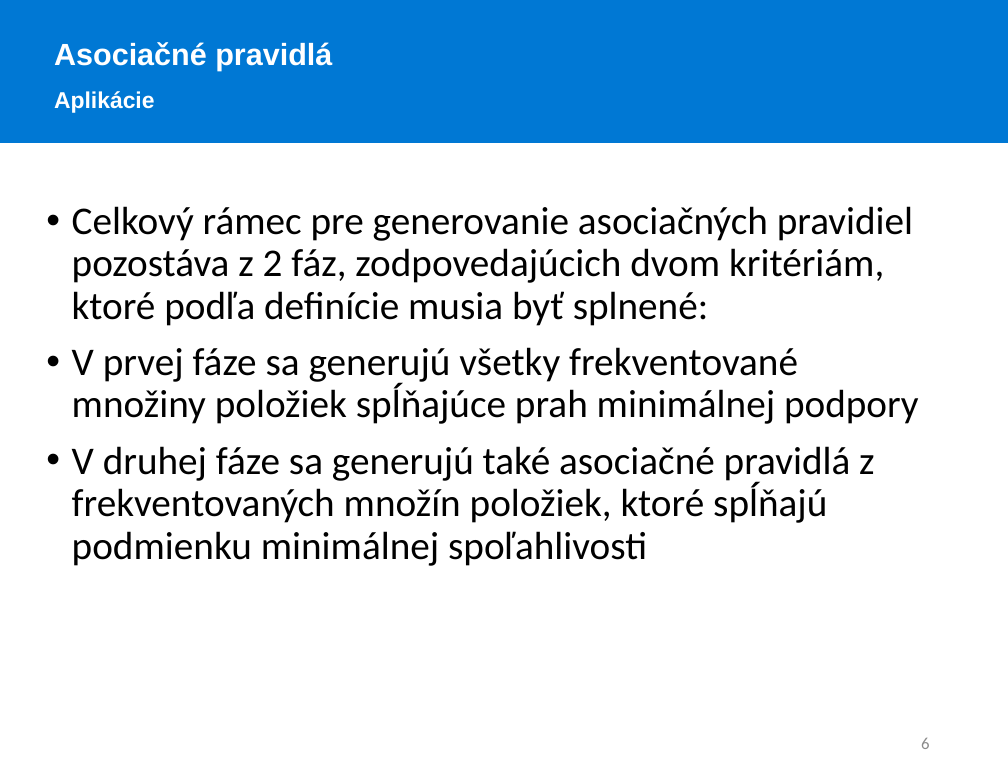
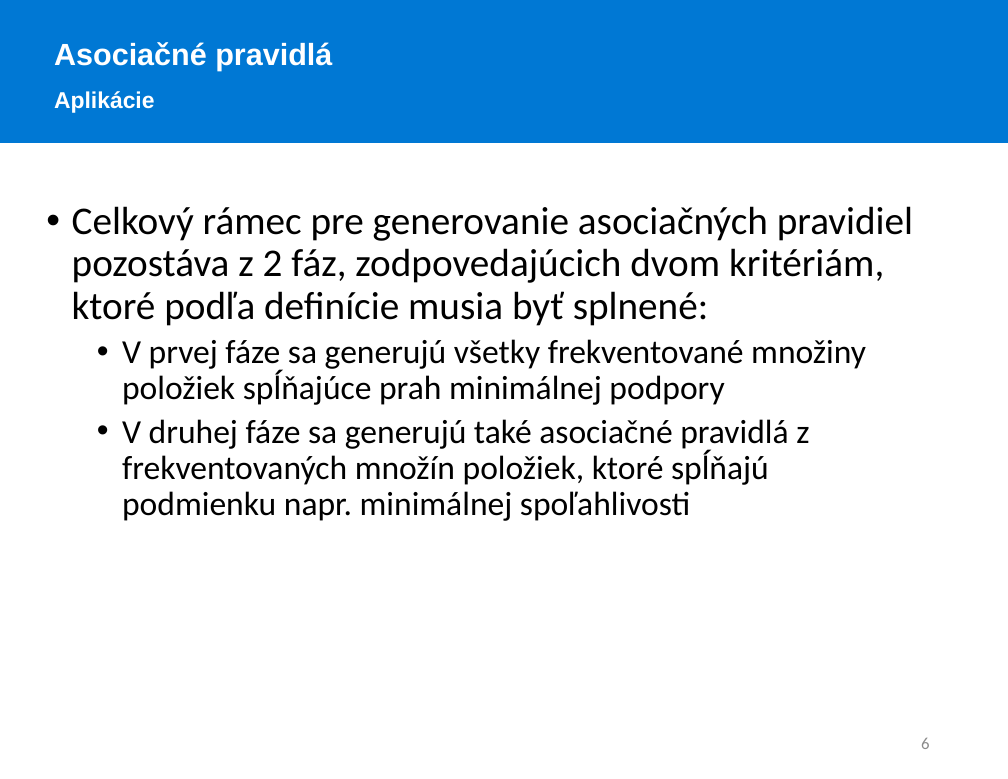
Before and after one commit to Lucia29/mojewda, a slide deck: slide 6 of notebooks/15/presentations/asociacne_pravidla.pptx. Drawn at 1008x779 pixels with LibreOffice and Linux fonts; fonts in the diff are those of the drawing. Boxes give left, top, right and bottom in pixels: in the first picture for what was removed or moved away, otherwise in the second. Text is boxed around its words. In the diff, an @@ line names an element or a change of style, - is before the commit and + after.

```diff
--- a/notebooks/15/presentations/asociacne_pravidla.pptx
+++ b/notebooks/15/presentations/asociacne_pravidla.pptx
@@ text at [122, 339, 866, 405]: size 30.8 to 26.4 pt in "V prvej fáze sa generujú všetky frekventované ..."; list level 1 to 2 in "V prvej fáze sa generujú ..." @@
@@ text at [122, 419, 809, 521]: text changed; size 30.8 to 26.4 pt @@
-• V druhej fáze sa generujú také asociačné pravidlá z frekventovaných množín položiek, ktoré spĺňajú podmienku minimálnej spoľahlivosti
+  • V druhej fáze sa generujú také asociačné pravidlá z frekventovaných množín položiek, ktoré spĺňajú podmienku napr. minimálnej spoľahlivosti
```
Also in this commit, not shown: 3 other slides changed, 49 other files.
